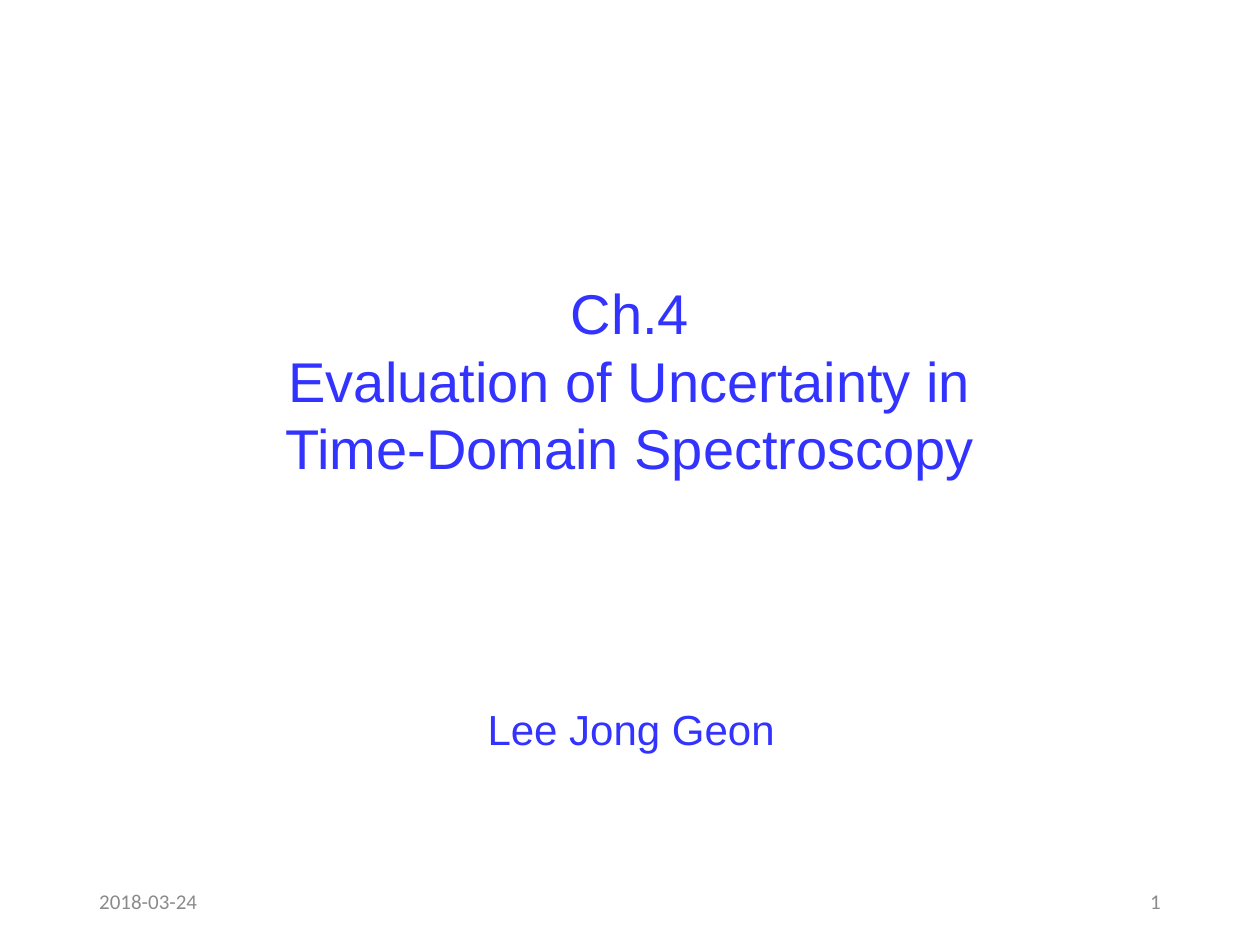
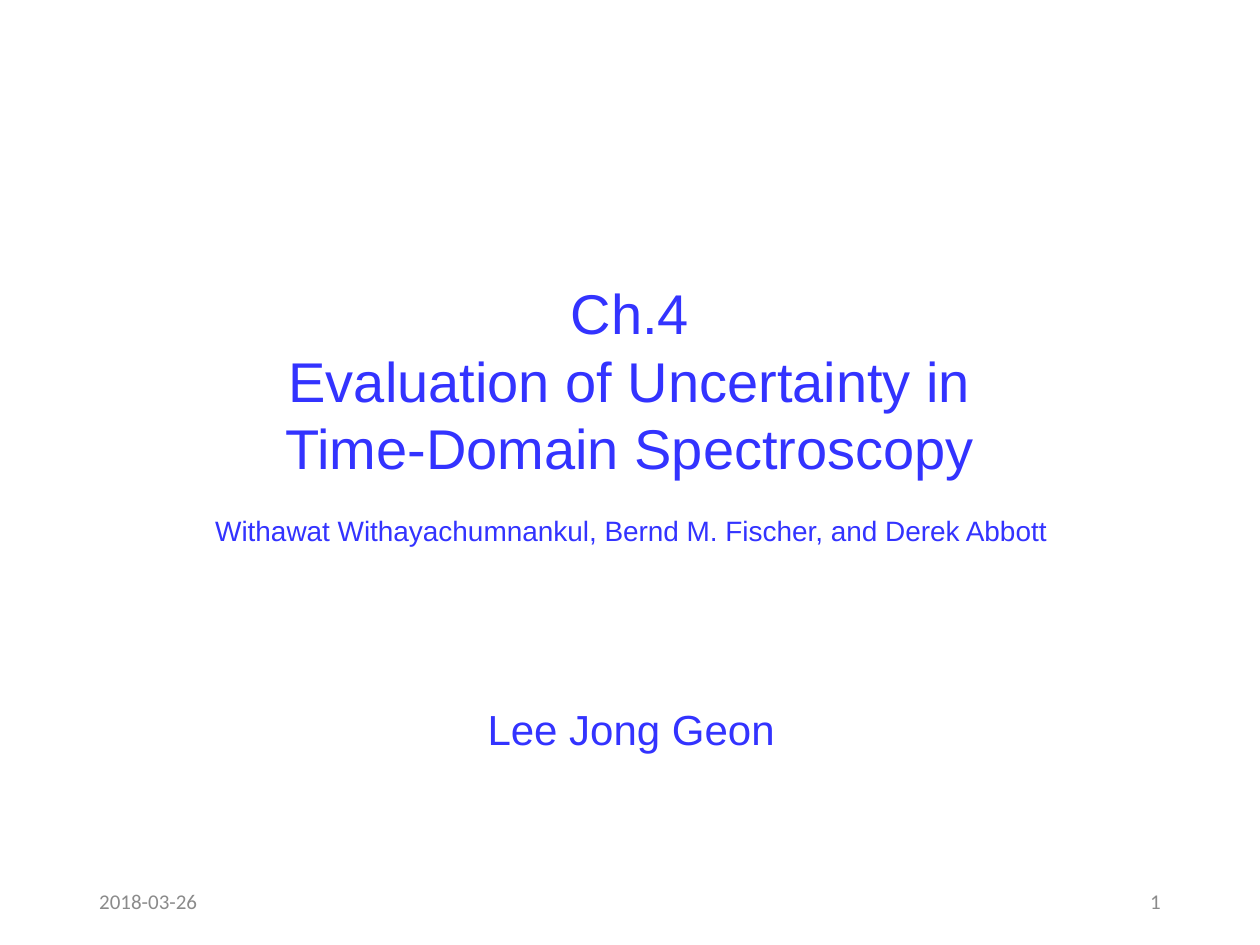
Before and after one commit to jglee96/NBTP_Lab, a slide deck: slide 1 of Terahertz Metrology/Ch4/Terahertz Metrology_Ch4.pptx. Drawn at 1260x945 pixels with LibreOffice and Linux fonts; fonts in the diff are those of the drawing. Boxes give left, top, right and bottom in pixels: in the first picture for what was removed or moved away, otherwise in the second. Text is boxed around its words. In the diff, an @@ line names an element or a change of style, - is before the commit and + after.

```diff
--- a/Terahertz Metrology/Ch4/Terahertz Metrology_Ch4.pptx
+++ b/Terahertz Metrology/Ch4/Terahertz Metrology_Ch4.pptx
@@ text added at (215, 520, 1047, 546), 16 pt, text #3333FF @@
+Withawat Withayachumnankul, Bernd M. Fischer, and Derek Abbott
@@ text at (99, 895, 197, 909): text changed @@
-2018-03-24
+2018-03-26
```
Also in this commit, not shown: 18 other slides changed, 5 other files.
